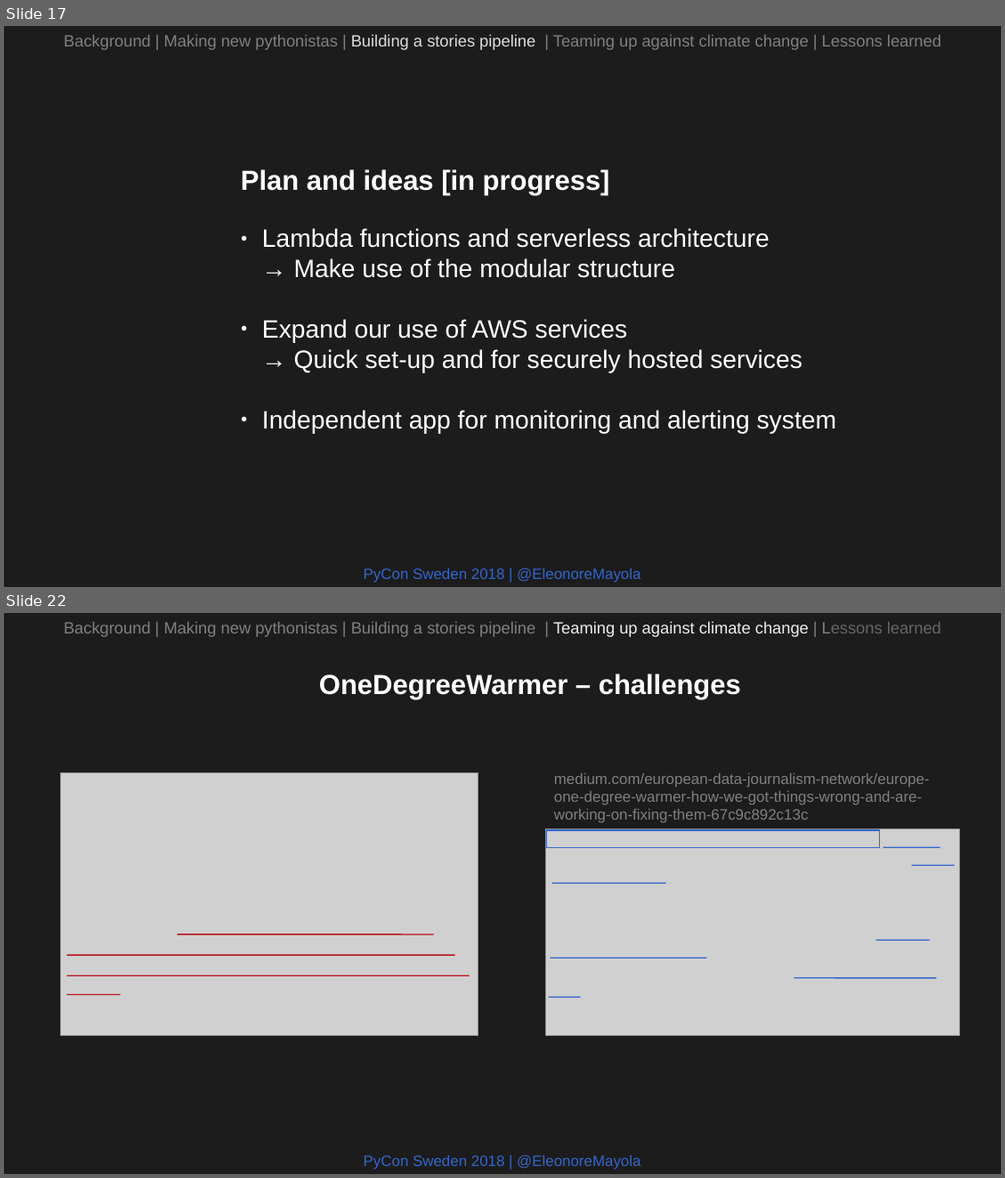
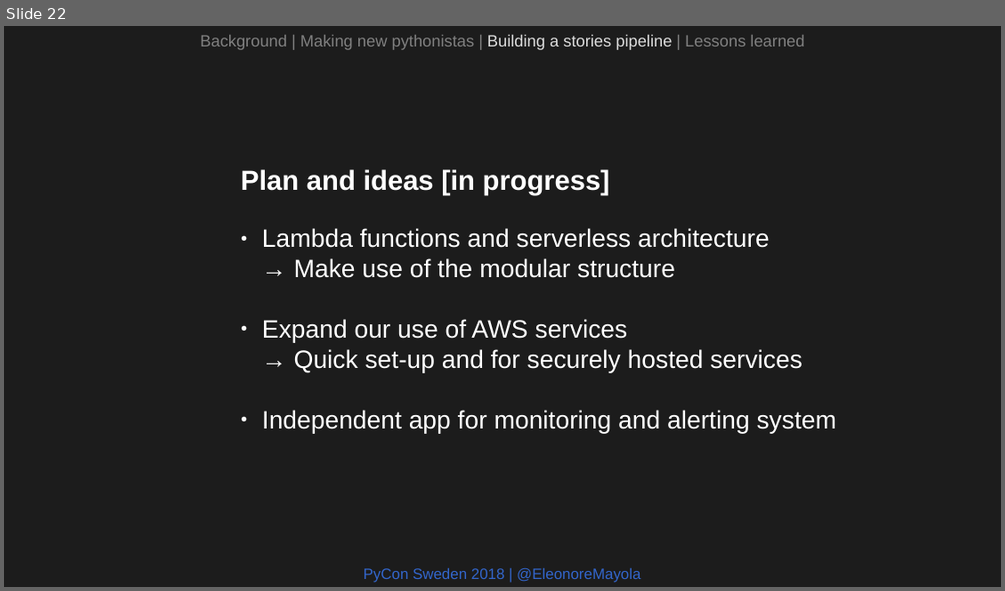
Before and after one commit to Eleonore9/-pyconse18, a slide deck: pyconse2018.odp. Shown one above the other, each under a label of ours: slides 17 and 22 before the commit, slide 22 after it; the slides between them are not shown. The pictures are 1005x1178 and 1005x591 pixels, drawn with LibreOffice and Linux fonts; fonts in the diff are those of the drawing; grey boxes stand for pictures. Boxes give left, top, right and bottom in pixels: in the first picture for what was removed or moved away, otherwise in the second. Text is boxed around its words. In the diff, an @@ line names an element or a change of style, - is before the commit and + after.

```diff
--- a/pyconse2018.odp
+++ b/pyconse2018.odp
@@ slide 22 removed at (4, 613, 1001, 1174), background #1C1C1C @@
@@ text removed at (64, 621, 941, 637) @@
-Background | Making new pythonistas | Building a stories pipeline | Teaming up against climate change | Lessons learned
@@ text removed at (319, 674, 741, 700) @@
-OneDegreeWarmer – challenges
@@ text removed at (554, 773, 930, 823) @@
-medium.com/european-data-journalism-network/europe-one-degree-warmer-how-we-got-things-wrong-and-are-working-on-fixing-them-67c9c892c13c
@@ group removed at (61, 773, 479, 1036): 4 lines, 1 picture @@
@@ group removed at (546, 829, 960, 1036): 7 lines, 1 picture, 1 rectangle @@
@@ text removed at (364, 1154, 640, 1169) @@
-PyCon Sweden 2018 | @EleonoreMayola
@@ what was slide 17 is now slide 22 @@
@@ slide 22 changed as well @@
@@ text at (200, 34, 804, 50): text changed @@
-Background | Making new pythonistas | Building a stories pipeline | Teaming up against climate change | Lessons learned
+Background | Making new pythonistas | Building a stories pipeline | Lessons learned
```
Also in this commit, not shown: 20 other slides changed, 5 slides added, 5 other slides removed, 4 other files.
